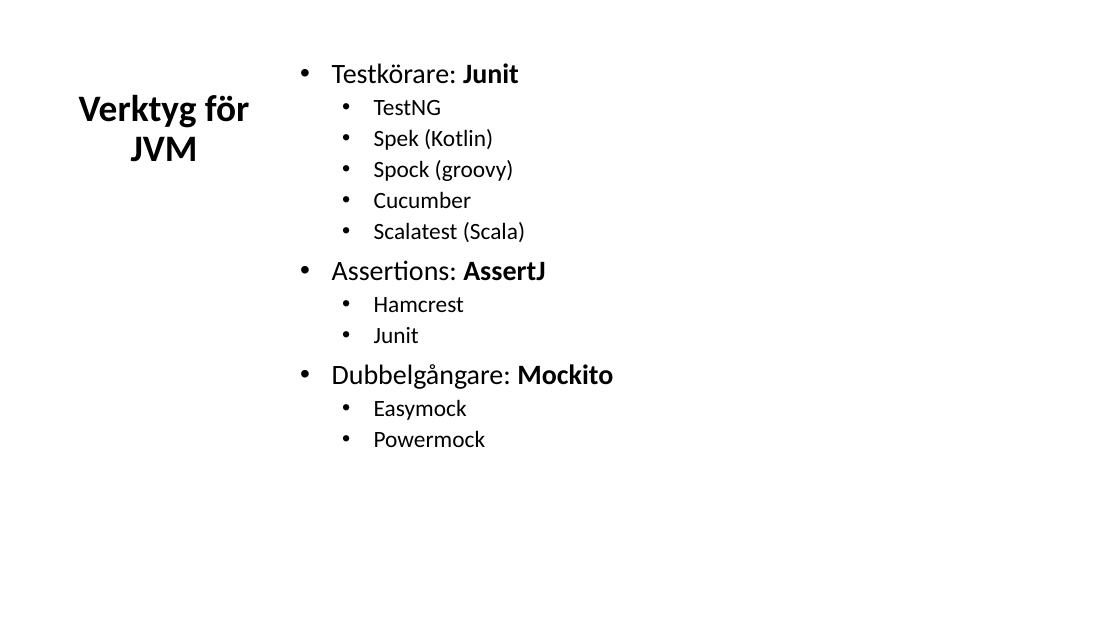
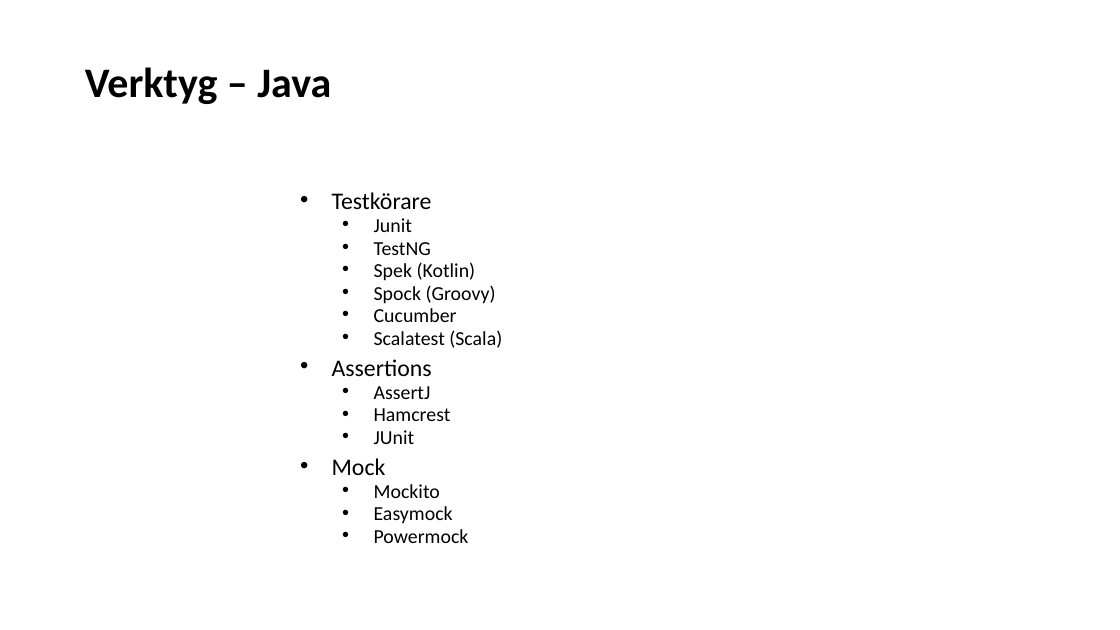
Before and after one commit to Omegapoint/tdd-lab, a slide deck: slide 9 of TDD-Presentation.pptx (slide 14 before the commit). Drawn at 1120x630 pixels with LibreOffice and Linux fonts; fonts in the diff are those of the drawing. Boxes give left, top, right and bottom in pixels: in the first picture for what was removed or moved away, otherwise in the second. Text is boxed around its words. In the diff, an @@ line names an element or a change of style, - is before the commit and + after.

```diff
--- a/TDD-Presentation.pptx
+++ b/TDD-Presentation.pptx
@@ title added at <box>85,67,331,104</box>, 36 pt, text #000000, bold @@
+Verktyg – Java
@@ title removed at <box>79,94,250,162</box> @@
-Verktyg för JVM
@@ subtitle "Testkörare": place and size @@
-subtitle "Testkörare" at <box>332,63,613,447</box>
+subtitle "Testkörare" at <box>332,192,502,543</box>
@@ subtitle at <box>332,192,432,232</box>: text changed; size 24 to 20.4 pt @@
-• Testkörare: Junit
+• Testkörare
+  • Junit
@@ subtitle at <box>374,242,502,543</box>: size 20 to 17 pt in "TestNG", "Spek (Kotlin)", "Cucumber", "Scalatest (Scala)" and 3 more places; line spacing 0.9 to 0.7 @@
@@ subtitle at <box>374,285,496,304</box>: text changed; size 20 to 17 pt @@
-  • Spock (groovy)
+  • Spock (Groovy)
@@ subtitle at <box>332,359,432,399</box>: text changed; size 24 to 20.4 pt @@
-• Assertions: AssertJ
+• Assertions
+  • AssertJ
@@ subtitle at <box>332,430,440,498</box>: text changed; size 24 to 17 pt @@
-  • Junit
-• Dubbelgångare: Mockito
+  • JUnit
+• Mock
+  • Mockito
```
Also in this commit, not shown: 1 other slide changed, 7 slides added, 5 slides removed, 1 other file.
